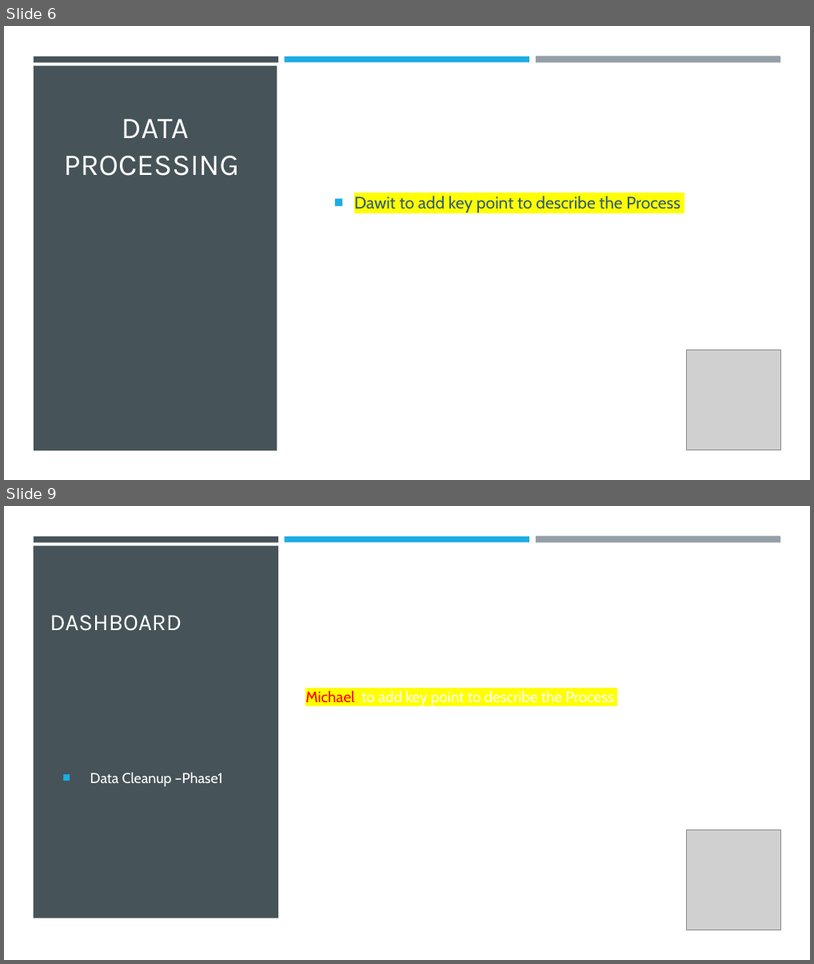
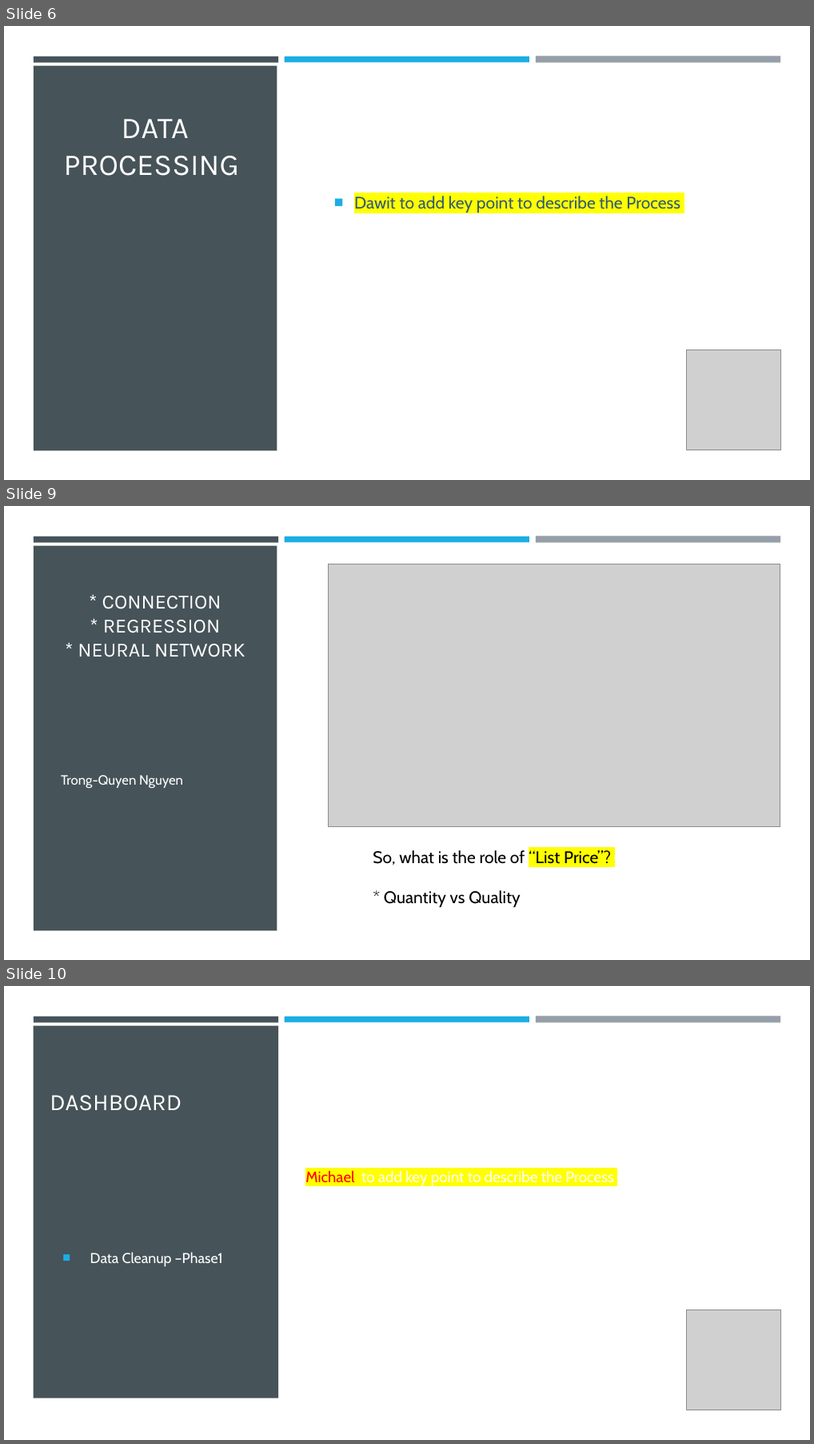
Before and after one commit to srthirum1/Final_Group_Project, a slide deck: Final_Project/CA Housing Prices Analysis.pptx. Shown one above the other, each under a label of ours: slides 6 and 9 before the commit, slides 6, 9 and 10 after it; the slides between them are not shown. The pictures are 814x964 and 814x1444 pixels, drawn with LibreOffice and Linux fonts; fonts in the diff are those of the drawing; grey boxes stand for pictures. Boxes give left, top, right and bottom in pixels: in the first picture for what was removed or moved away, otherwise in the second. Text is boxed around its words. In the diff, an @@ line names an element or a change of style, - is before the commit and + after.

```diff
--- a/Final_Project/CA Housing Prices Analysis.pptx
+++ b/Final_Project/CA Housing Prices Analysis.pptx
@@ slide 9 added at bbox=[4, 506, 810, 960], background #FFFFFF; not listed: 4 template elements that a slide beside it also shows @@
@@ picture added at bbox=[328, 564, 780, 827] @@
@@ title added at bbox=[78, 596, 246, 657], 24 pt, text #FFFFFF @@
+* CONNECTION
+* REGRESSION
+* NEURAL NETWORK
@@ text added at bbox=[61, 775, 183, 788], 16 pt, text #FFFFFF @@
+Trong-Quyen Nguyen
@@ text added at bbox=[373, 850, 611, 907], 20 pt, text #000000 @@
+So, what is the role of “List Price”?
+* Quantity vs Quality
@@ what was slide 9 is now slide 10 @@
```
Also in this commit, not shown: 2 other slides added, 2 slides removed, 1 other file.
